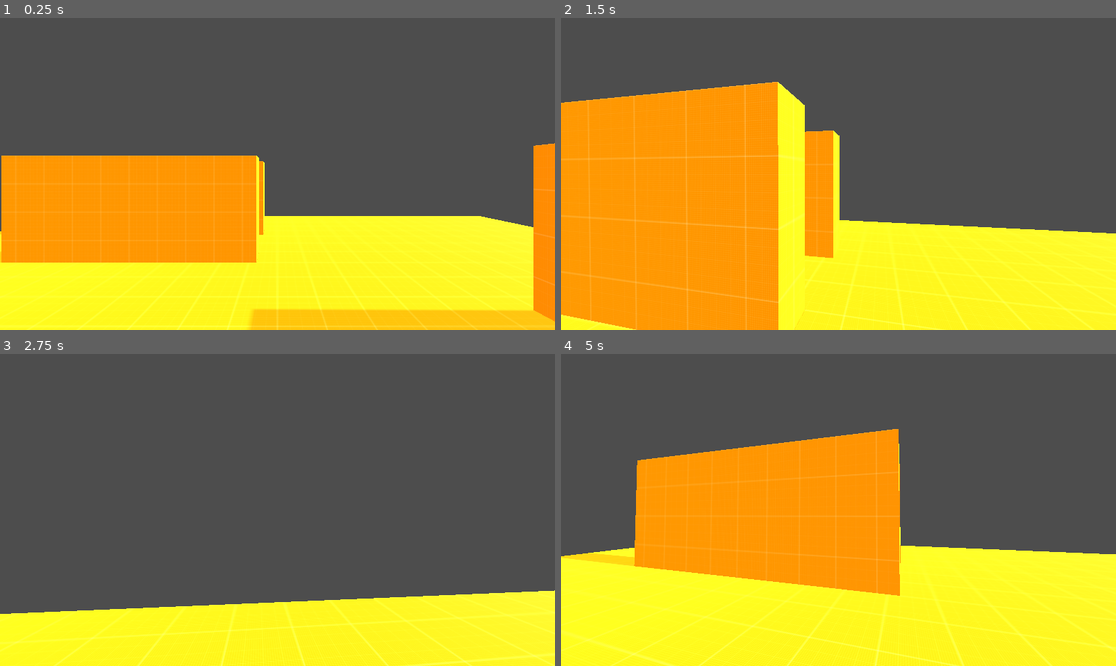
Above: before the commit, frames 1-4 (two rows, left to right).
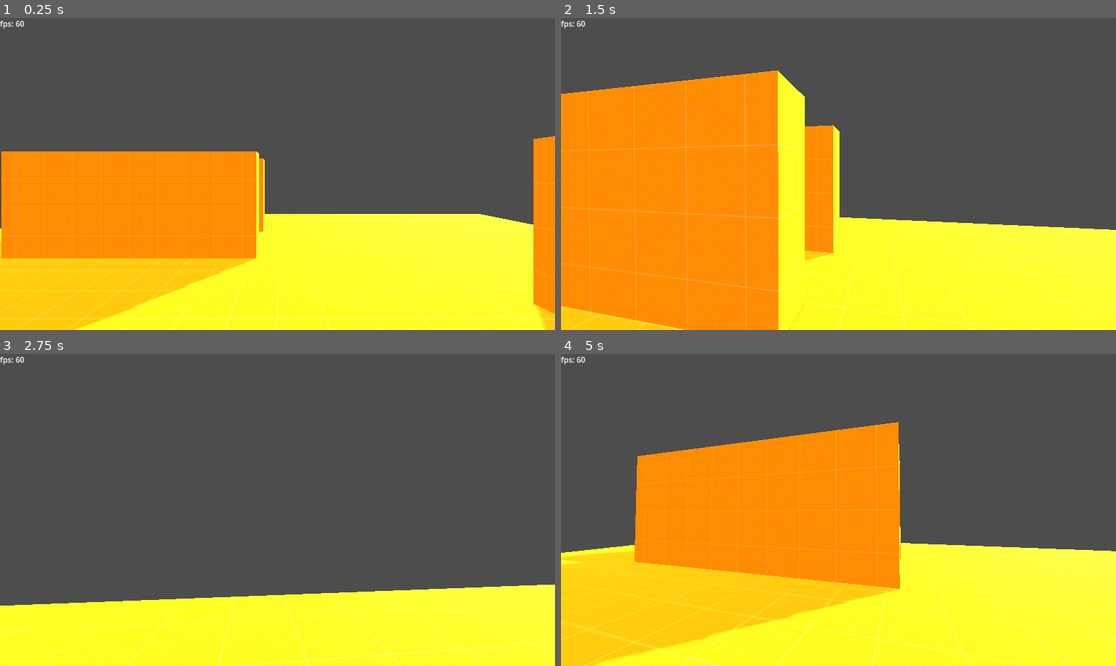
Above: after the commit, the same moments.

Repository: SebastianS-HTL/player-controller
Game: Godot game, scene res://world/scenes/world.tscn
The game is run twice, just before and just after one commit, with the same random seed, the same clock (stepped at 60 frames per second) and the same inputs.
Inputs (mouse positions are in pixels of both pictures, inside the frame that each line leads up to):
- Up to frame 1 (0.25 s): no input
- Up to frame 2 (1.5 s): tap Enter (ui_accept) at 0.5, 0.77 s; move the mouse to (866, 174) at 0.52 s; hold Up (ui_up) from 0.53 s (still down); tap Ctrl (ctrl, bound only after the commit) at 0.6, 1.35 s; move the mouse to (810, 174) at 1.27 s
- Up to frame 3 (2.75 s): keep holding Up (ui_up); tap Enter (ui_accept) at 1.52 s; move the mouse to (288, 503) at 2.02 s; tap Ctrl (ctrl, bound only after the commit) at 2.1 s
- Up to frame 4 (5 s): keep holding Up (ui_up); move the mouse to (832, 516) at 2.77 s; tap Ctrl (ctrl, bound only after the commit) at 2.85, 3.6, 4.35 s; tap Enter (ui_accept) at 3.02, 3.5, 3.77, 4.25, 4.52 s; move the mouse to (877, 513) at 3.52 s; move the mouse to (794, 506) at 4.27 s

The runs differ from the first frame. In frame 1, 12% of the frame differs, in the area x 0-100%, y 0-100%; in frame 2, 5.3%; in frame 3, 3.9%; in frame 4, 15%.

Commit message:
implement crouch fully

Diff:
--- a/player/scenes/playerbody.tscn
+++ b/player/scenes/playerbody.tscn
@@ -16,7 +16,7 @@
 [node name="CollisionShape3D" type="CollisionShape3D" parent="."]
 shape = SubResource("CapsuleShape3D_pjj65")
 
-[node name="MeshInstance3D" type="MeshInstance3D" parent="."]
+[node name="MeshInstance3D" type="MeshInstance3D" parent="CollisionShape3D"]
 transform = Transform3D(-0.991199, 0, -0.132377, 0, 1, 0, 0.132377, 0, -0.991199, 0, 0, 0)
 material_override = SubResource("StandardMaterial3D_4hunf")
 mesh = SubResource("CapsuleMesh_7usf5")
@@ -24,4 +24,4 @@
 [node name="LightmapGI" type="LightmapGI" parent="."]
 
 [node name="Camera3D" type="Camera3D" parent="."]
-transform = Transform3D(1, 0, 0, 0, 1, 0, 0, 0, 1, 0, 0.783908, 0)
+transform = Transform3D(1, 0, 0, 0, 1, 0, 0, 0, 1, 0, 0.633177, 0)
--- a/player/scripts/playerbody.gd
+++ b/player/scripts/playerbody.gd
@@ -3,6 +3,9 @@
 const SPEED = 5.0
 const JUMP_VELOCITY = 4.5
 var sensitivity = 0 #editable from outside
+
+var can_slide = true
+var crouched = false
 
 @onready var camera = $Camera3D
 var mouse_delta = Vector2.ZERO
@@ -31,7 +34,44 @@
 	# Reset mouse_delta to avoid repeating the motion
 	mouse_delta = Vector2.ZERO
 
+func crouch(delta):
+	delta *= 4
+	const camUp = 0.633
+	const camDown = 0.133
+	const targetUp = 1
+	const targetDown = 0.5
+
+	var playerhitbox = get_child(0)
+
+	if crouched:
+		playerhitbox.set_scale(playerhitbox.get_scale()-Vector3(delta,delta,delta))
+		if playerhitbox.get_scale() < Vector3(targetDown,targetDown,targetDown):
+			playerhitbox.set_scale(Vector3(targetDown,targetDown,targetDown))
+
+		camera.position.y = (camera.position.y - delta)
+		if camera.position.y < camDown:
+			camera.position.y = camDown
+	else:
+		playerhitbox.set_scale(playerhitbox.get_scale()+Vector3(delta,delta,delta))
+		if playerhitbox.get_scale() > Vector3(targetUp,targetUp,targetUp):
+			playerhitbox.set_scale(Vector3(targetUp,targetUp,targetUp))
+
+		camera.position.y = (camera.position.y + delta)
+		if camera.position.y > camUp:
+			camera.position.y = camUp
+
 func _physics_process(delta): # "main"
+	#Engine.max_fps = 30
+
+	# check for crouch
+	if Input.is_action_just_pressed("ctrl"):
+		crouched = true
+	if Input.is_action_just_released("ctrl"):
+		crouched = false
+
+	# trigger crouch function
+	crouch(delta)
+
 	# Add gravity
 	if not is_on_floor():
 		velocity += get_gravity() * delta
@@ -57,4 +97,4 @@
 
 func _on_deathborder_body_shape_entered(body_rid, body, body_shape_index, local_shape_index): #reset position (respawn) when hitting a death barrier
 	if body.position == position:
-		position = Vector3(0,0,0)
+		position = Vector3(0,2,0)
--- a/project.godot
+++ b/project.godot
@@ -69,3 +69,8 @@
 "events": [Object(InputEventKey,"resource_local_to_scene":false,"resource_name":"","device":-1,"window_id":0,"alt_press …(192 unchanged characters)…
 ]
 }
+ctrl={
+"deadzone": 0.5,
+"events": [Object(InputEventKey,"resource_local_to_scene":false,"resource_name":"","device":-1,"window_id":0,"alt_pressed":false,"shift_pressed":false,"ctrl_pressed":false,"meta_pressed":false,"pressed":false,"keycode":0,"physical_keycode":4194326,"key_label":0,"unicode":0,"location":0,"echo":false,"script":null)
+]
+}
--- a/world/scenes/world.tscn
+++ b/world/scenes/world.tscn
@@ -1,7 +1,8 @@
-[gd_scene load_steps=9 format=3 uid="uid://ccyk6o8xwgvom"]
+[gd_scene load_steps=10 format=3 uid="uid://ccyk6o8xwgvom"]
 
 [ext_resource type="PackedScene" uid="uid://cspwugujnubo6" path="res://player/scenes/playerbody.tscn" id="1_usqua"]
 [ext_resource type="PackedScene" uid="uid://un86sjtic6jc" path="res://platform/scenes/platform.tscn" id="2_opplc"]
+[ext_resource type="Script" path="res://world/scripts/fps.gd" id="3_qja8q"]
 [ext_resource type="PackedScene" uid="uid://tmldw1ul5axs" path="res://pause menu/scenes/pausemenu.tscn" id="3_rnr10"]
 
 [sub_resource type="CanvasTexture" id="CanvasTexture_dhx0n"]
@@ -30,7 +31,7 @@
 environment = SubResource("Environment_1cl1u")
 
 [node name="DirectionalLight3D" type="DirectionalLight3D" parent="."]
-transform = Transform3D(0.00654504, -0.48823, 0.87269, 1.51872e-08, 0.872709, 0.48824, -0.999979, -0.00319552, 0.00571197, 16.9722, 0, 5.154)
+transform = Transform3D(-0.686898, -0.459003, 0.56346, -0.0868728, 0.82161, 0.563391, -0.721543, 0.338043, -0.604238, 16.9722, 0, -1.49342)
 shadow_enabled = true
 shadow_opacity = 0.71
 shadow_blur = 0.0
@@ -41,6 +42,12 @@
 transform = Transform3D(1, 0, 0, 0, 1, 0, 0, 0, 1, 0, -4.27135, -0.499502)
 shape = SubResource("BoxShape3D_att35")
 
+[node name="FPS" type="Label" parent="."]
+offset_right = 40.0
+offset_bottom = 23.0
+text = "fps:"
+script = ExtResource("3_qja8q")
+
 [node name="CanvasLayer" type="CanvasLayer" parent="."]
 
 [node name="Pausemenu" parent="CanvasLayer" instance=ExtResource("3_rnr10")]
--- /dev/null
+++ b/world/scripts/fps.gd
@@ -0,0 +1,4 @@
+extends Label
+# Called every frame. 'delta' is the elapsed time since the previous frame.
+func _process(delta):
+	text = "fps: " + str(1/delta)
